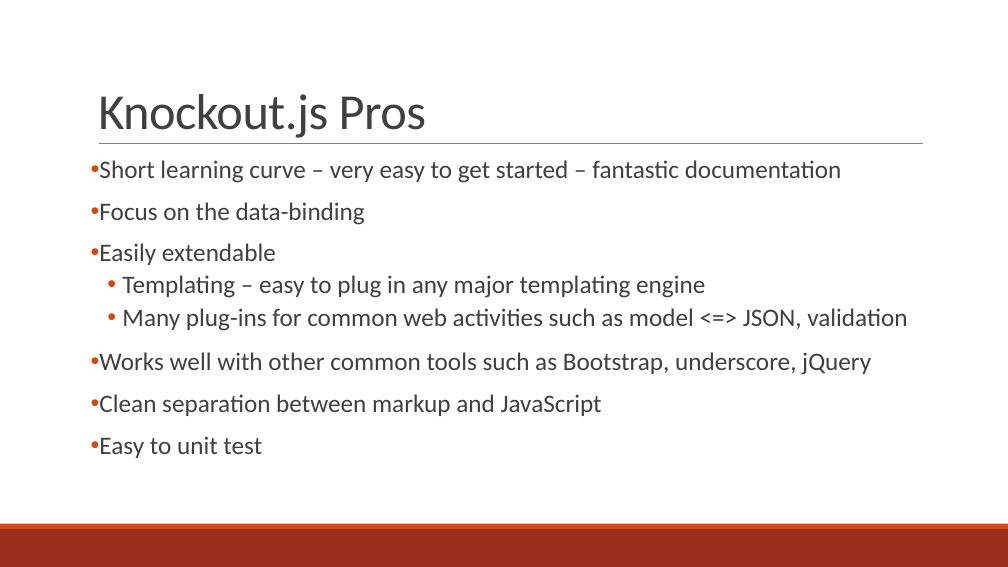
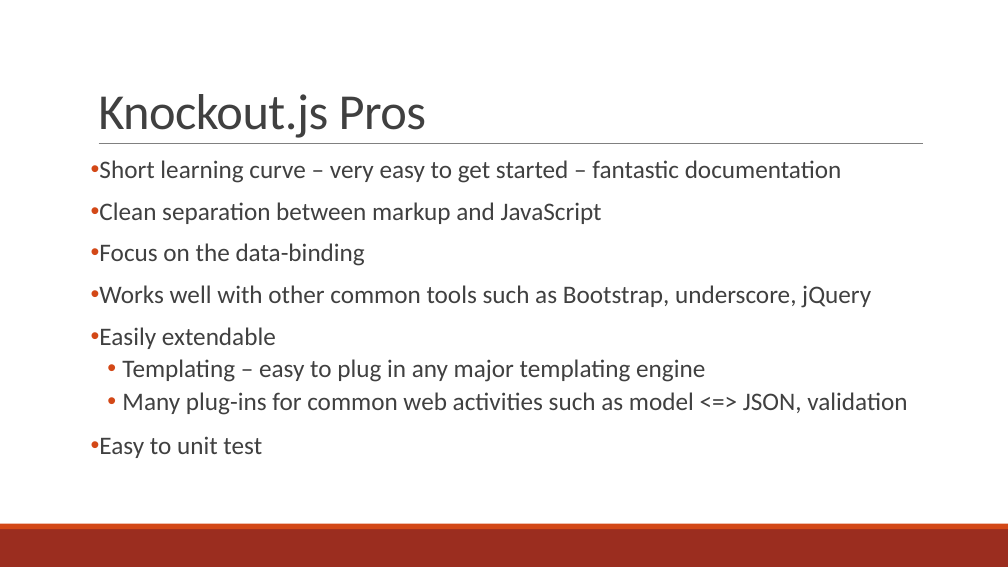
Before and after one commit to JoeDoyle23/IndyJS-Knockout, a slide deck: slide 7 of Knockout.pptx. Drawn at 1008x567 pixels with LibreOffice and Linux fonts; fonts in the diff are those of the drawing. Boxes give left, top, right and bottom in pixels: in the first picture for what was removed or moved away, otherwise in the second. Text is boxed around its words. In the diff, an @@ line names an element or a change of style, - is before the commit and + after.

```diff
--- a/Knockout.pptx
+++ b/Knockout.pptx
@@ text at <box>99,202,602,224</box>: paragraph added @@
+• Clean separation between markup and JavaScript
@@ text at <box>99,285,871,308</box>: paragraph added @@
+• Works well with other common tools such as Bootstrap, underscore, jQuery
@@ text at <box>99,352,871,416</box>: paragraphs removed @@
-• Works well with other common tools such as Bootstrap, underscore, jQuery
-• Clean separation between markup and JavaScript
```
Also in this commit, not shown: 4 other slides changed, 1 other file.
